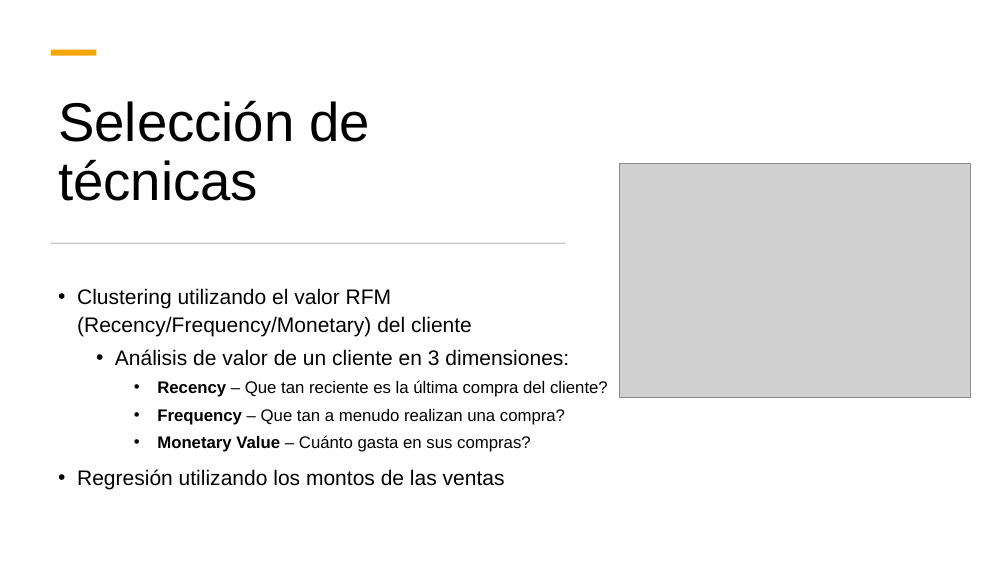
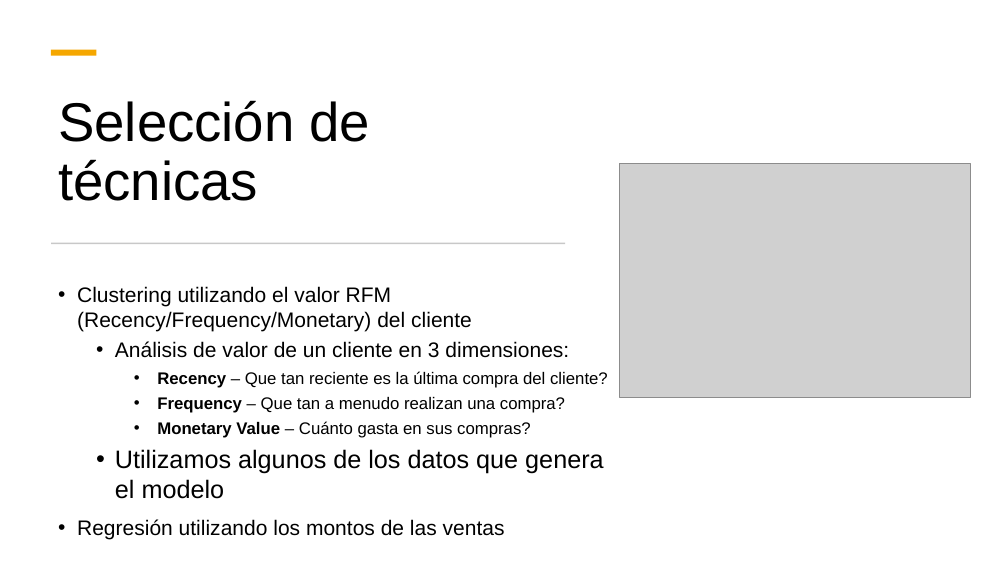
Before and after one commit to joaguilar/CienciasDeDatos, a slide deck: slide 8 of 05_Mineria_De_Datos/ProyectoFinal/Proyecto Mineria de Datos.pptx. Drawn at 1008x567 pixels with LibreOffice and Linux fonts; fonts in the diff are those of the drawing; grey boxes stand for pictures. Boxes give left, top, right and bottom in pixels: in the first picture for what was removed or moved away, otherwise in the second. Text is boxed around its words. In the diff, an @@ line names an element or a change of style, - is before the commit and + after.

```diff
--- a/05_Mineria_De_Datos/ProyectoFinal/Proyecto Mineria de Datos.pptx
+++ b/05_Mineria_De_Datos/ProyectoFinal/Proyecto Mineria de Datos.pptx
@@ text at <box>77,286,608,539</box>: line spacing 1.1 to 1 @@
@@ text at <box>115,449,603,499</box>: paragraph added @@
+  • Utilizamos algunos de los datos que genera el modelo
```
Also in this commit, not shown: 6 other slides changed, 1 slide added, 1 slide removed, 5 other files.
